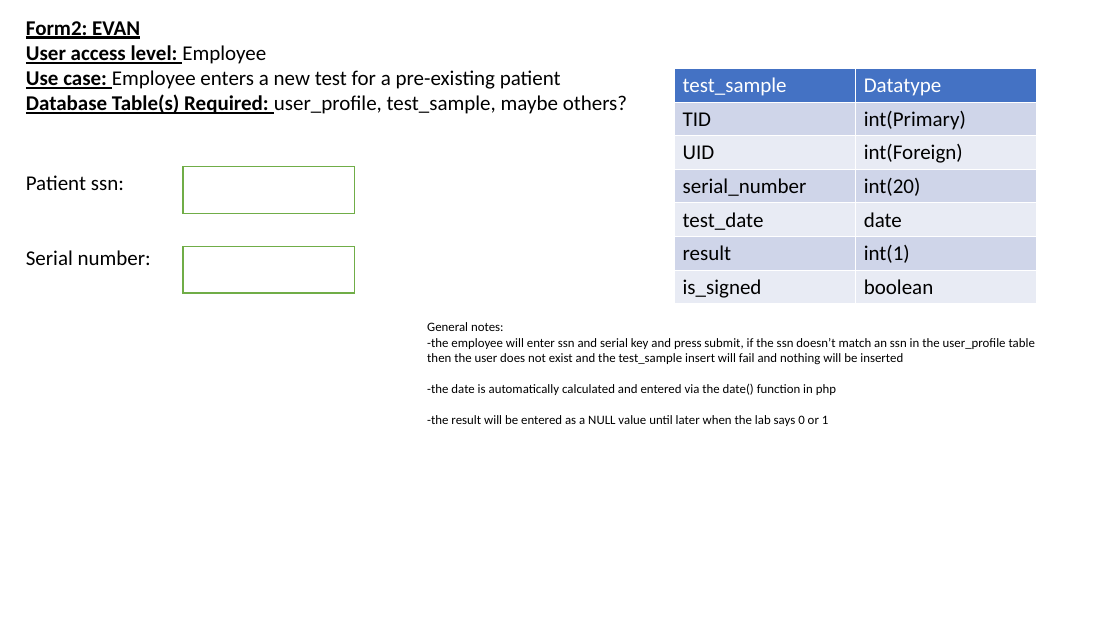
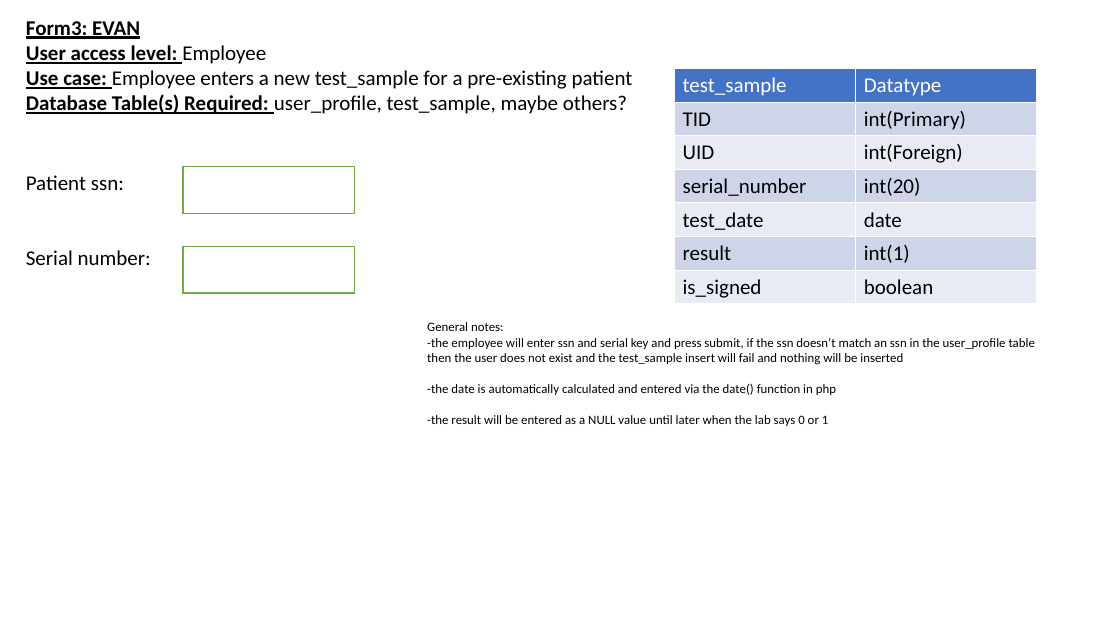
Before and after one commit to evanjam/CovidTestingSite, a slide deck: slide 4 of docs/Database/tables&forms.pptx (slide 3 before the commit). Drawn at 1120x630 pixels with LibreOffice and Linux fonts; fonts in the diff are those of the drawing. Boxes give left, top, right and bottom in pixels: in the first picture for what was removed or moved away, otherwise in the second. Text is boxed around its words. In the diff, an @@ line names an element or a change of style, - is before the commit and + after.

```diff
--- a/docs/Database/tables&forms.pptx
+++ b/docs/Database/tables&forms.pptx
@@ text at (x1=26, y1=21, x2=140, y2=39): text changed @@
-Form2: EVAN
+Form3: EVAN
@@ text at (x1=26, y1=70, x2=633, y2=89): text changed @@
-Use case: Employee enters a new test for a pre-existing patient
+Use case: Employee enters a new test_sample for a pre-existing patient
```
Also in this commit, not shown: 2 other slides changed, 1 slide added, 7 other files.
